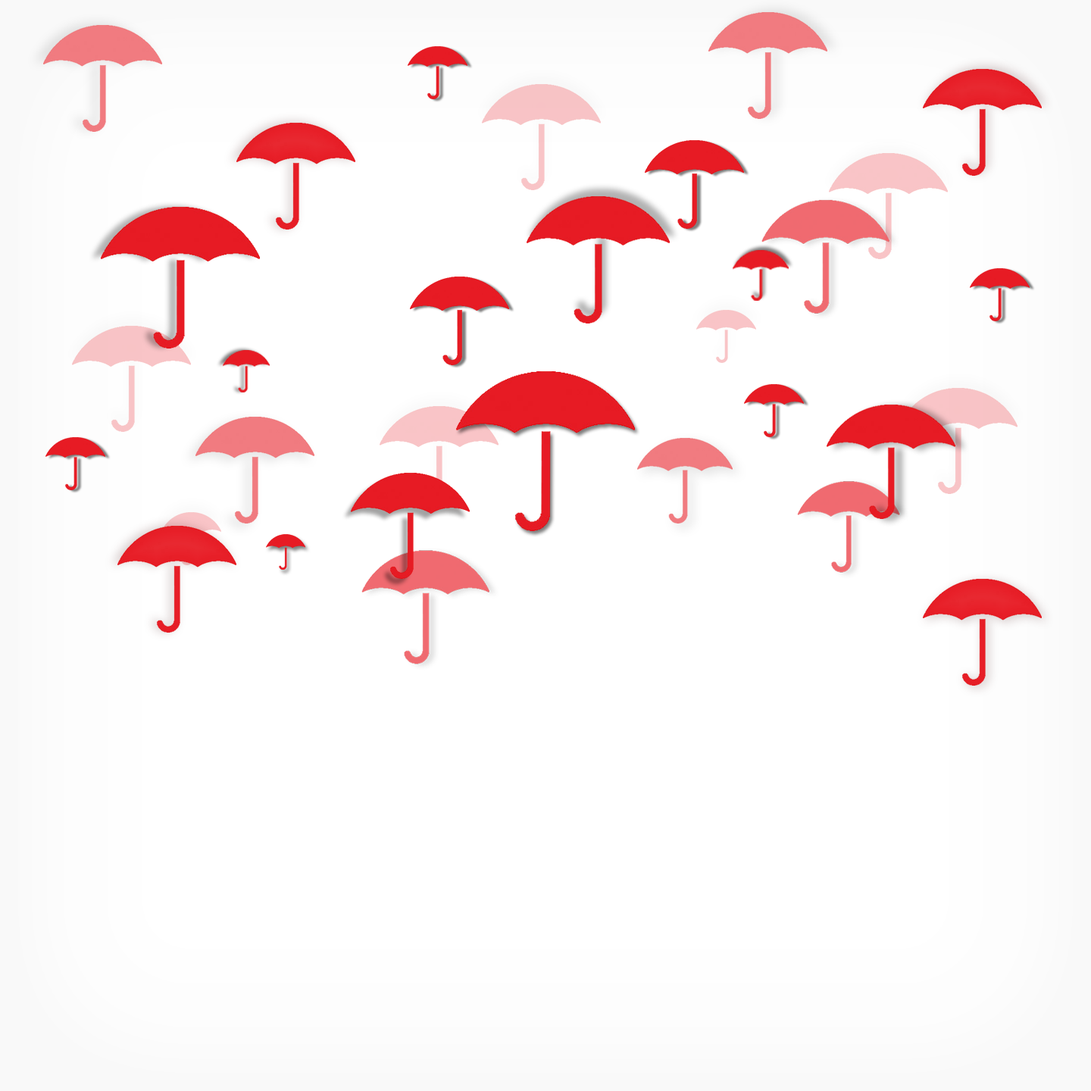
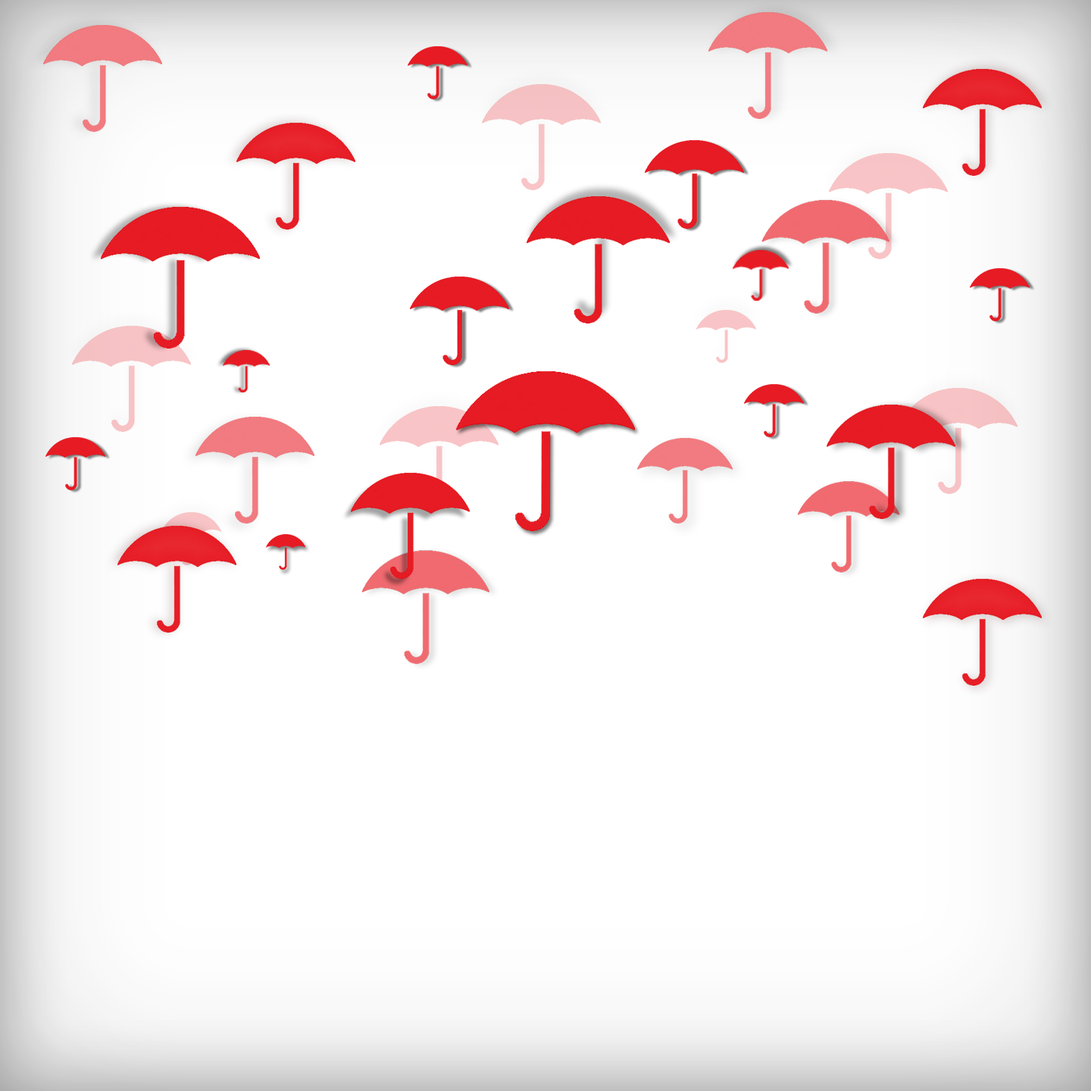
Layers edited between the first and the second 1091px x 1091px image:
pixels changed over (0, 0, 1091, 1091) (layer not identified)
